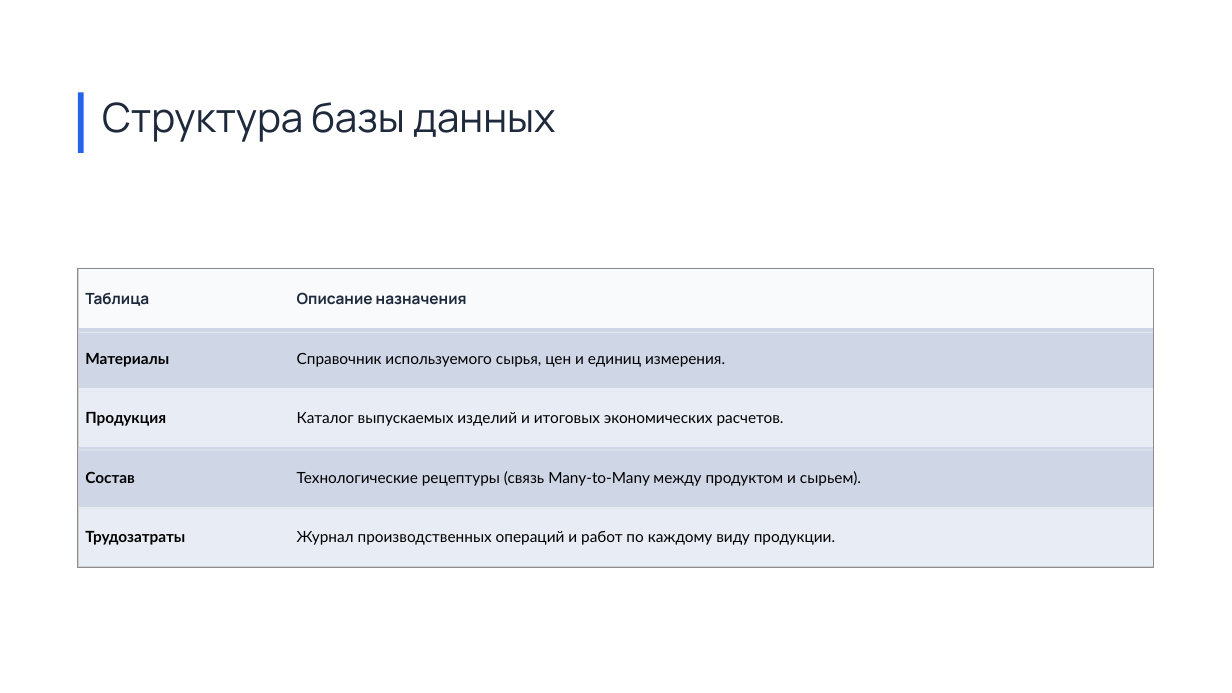
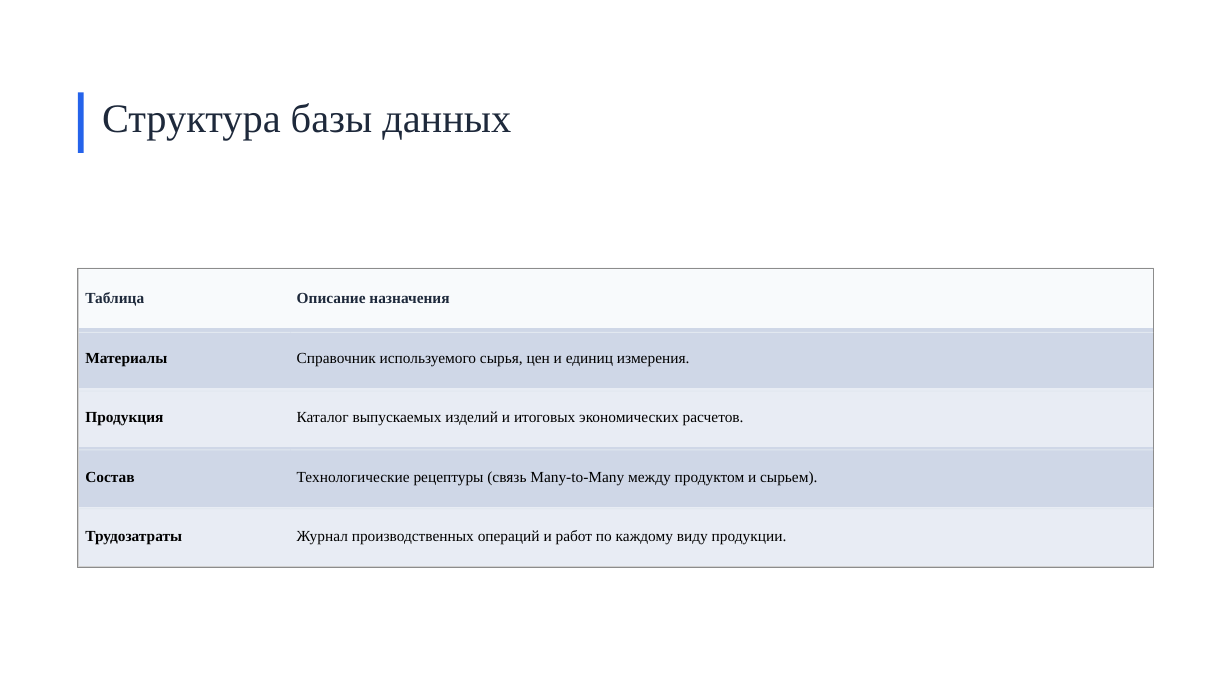
Before and after one commit to ktoto246/1, a slide deck: slide 5 of Презентация.pptx. Drawn at 1232x693 pixels with LibreOffice and Linux fonts; fonts in the diff are those of the drawing; grey boxes stand for pictures; background and template pictures are left out. Boxes give left, top, right and bottom in pixels: in the first picture for what was removed or moved away, otherwise in the second. Text is boxed around its words. In the diff, an @@ line names an element or a change of style, - is before the commit and + after.

Commit message:
gfd

```diff
--- a/Презентация.pptx
+++ b/Презентация.pptx
@@ text "Структура базы данных" at [102,103,511,141]: font Manrope to Times New Roman @@
@@ table at [79,269,1153,572] @@
@@ font Manrope to Times New Roman in "Таблица", "Описание назначения" @@
@@ font Lato to Times New Roman @@
```
Also in this commit, not shown: 4 other slides changed, 1 slide added, 2 slides removed.
